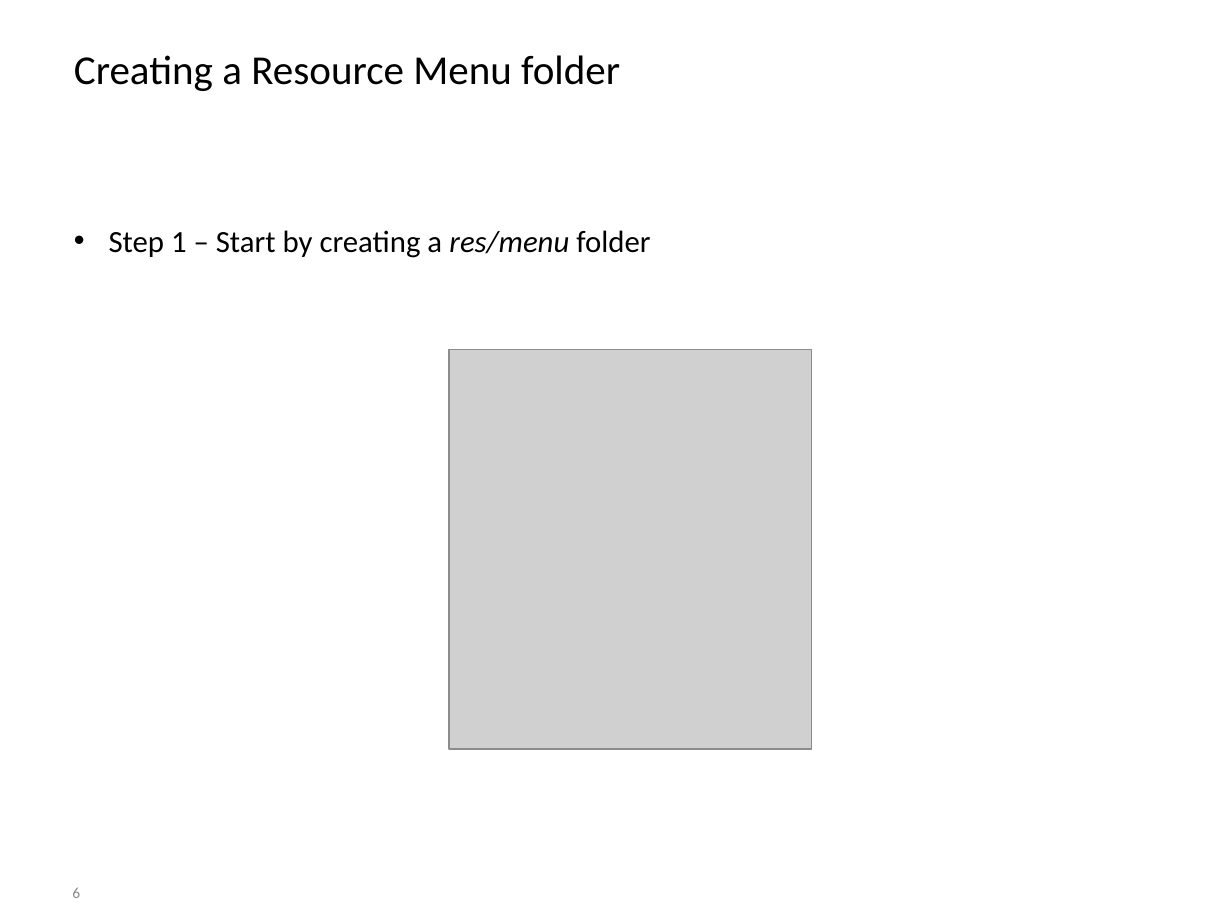
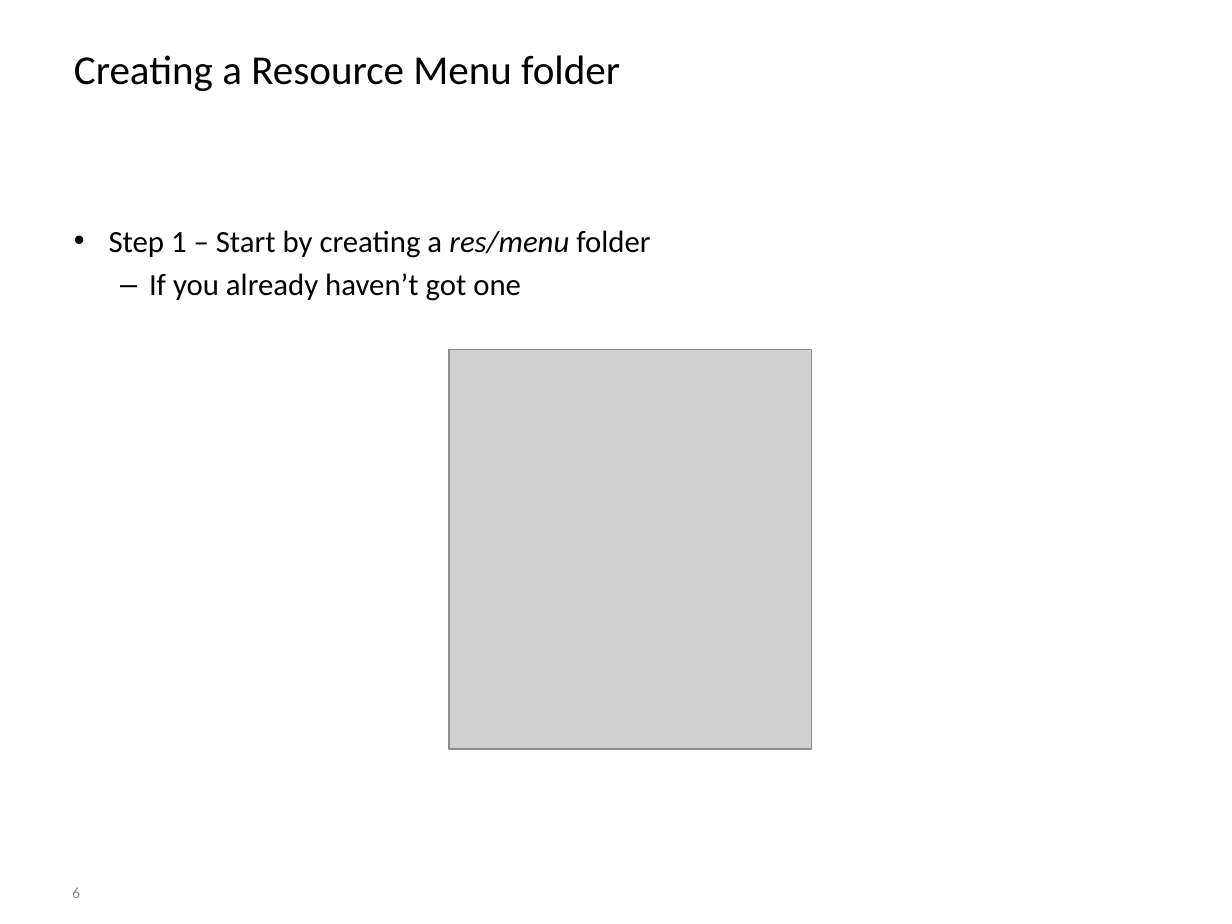
Before and after one commit to BioBoost/android_development_course, a slide deck: slide 6 of slides/chapter5_displaying_pictures_and_menus.pptx. Drawn at 1232x924 pixels with LibreOffice and Linux fonts; fonts in the diff are those of the drawing; grey boxes stand for pictures; background and template pictures are left out. Boxes give left, top, right and bottom in pixels: in the first picture for what was removed or moved away, otherwise in the second. Text is boxed around its words. In the diff, an @@ line names an element or a change of style, - is before the commit and + after.

Commit message:
Add slides on context menu for listview

```diff
--- a/slides/chapter5_displaying_pictures_and_menus.pptx
+++ b/slides/chapter5_displaying_pictures_and_menus.pptx
@@ text at (149, 273, 521, 301): paragraph added @@
+  – If you already haven’t got one
```
Also in this commit, not shown: 1 other slide changed, 5 slides added.
